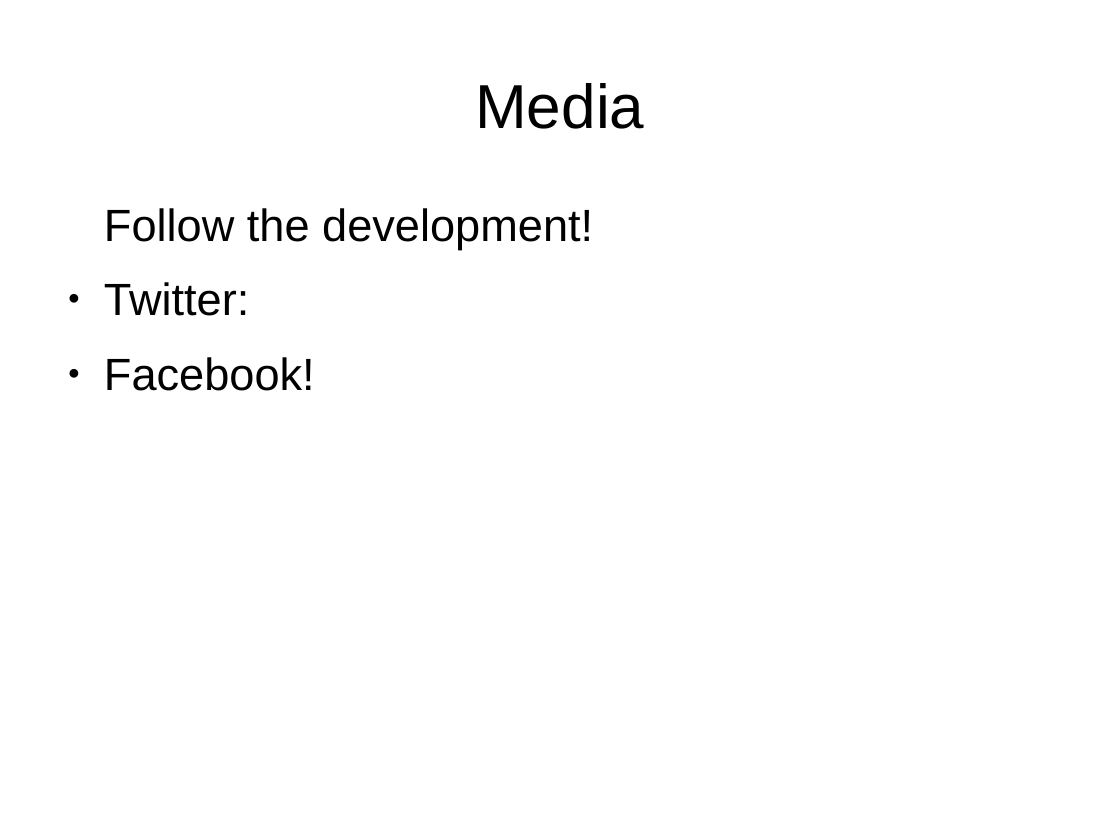
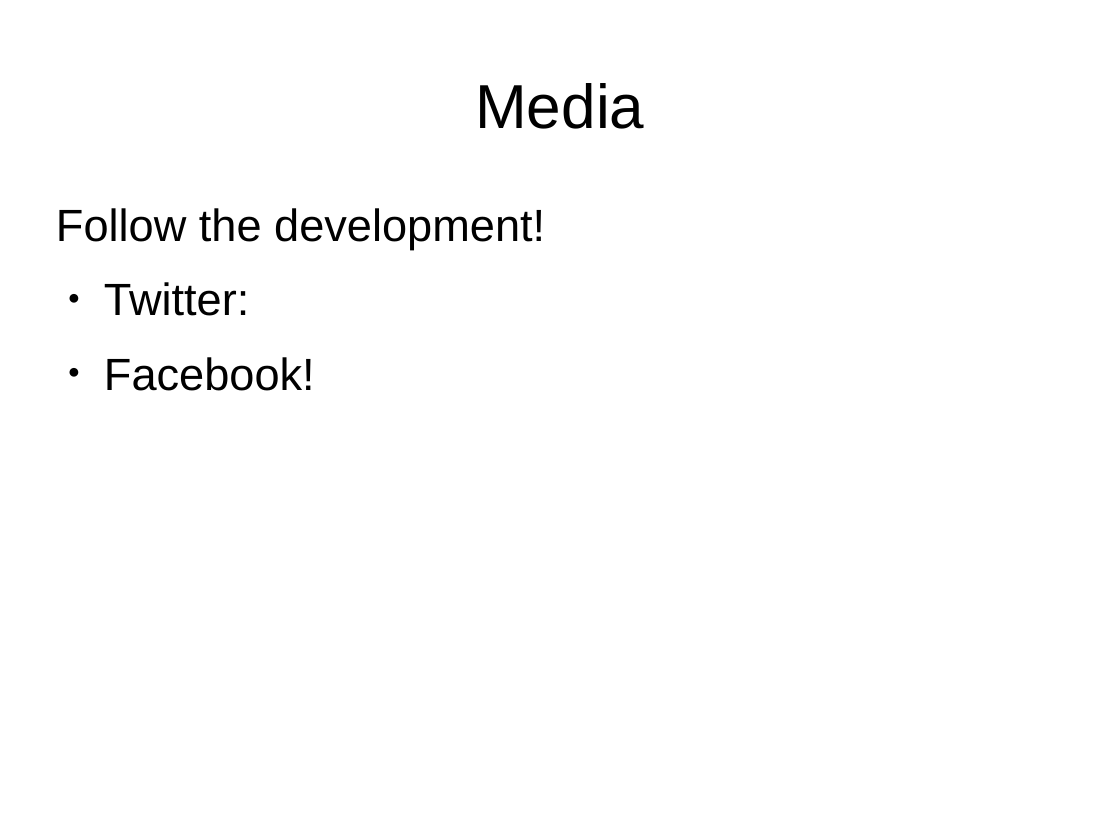
Before and after one commit to carcasanchez/ALinkBetweenAges, a slide deck: slide 6 of DuckDevPresentation.odp (slide 5 before the commit). Drawn at 1120x840 pixels with LibreOffice and Linux fonts; fonts in the diff are those of the drawing. Boxes give left, top, right and bottom in pixels: in the first picture for what was removed or moved away, otherwise in the second. Text is boxed around its words. In the diff, an @@ line names an element or a change of style, - is before the commit and + after.

Commit message:
Design Team Presentation scheme

```diff
--- a/DuckDevPresentation.odp
+++ b/DuckDevPresentation.odp
@@ text "Follow the development!" at box(56, 208, 545, 391): indent changed @@
```
Also in this commit, not shown: 3 other slides changed, 1 slide added.
